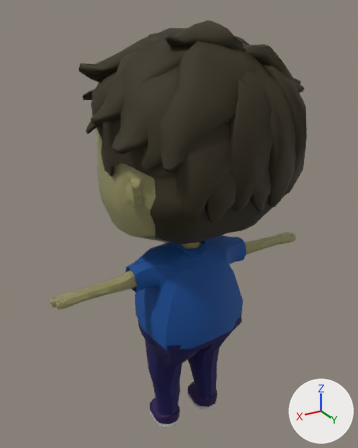
The FBX model Assets/models/Characters/nino_anim/nino_maximo@Sad Idle.fbx as it was, and as the next commit left it.
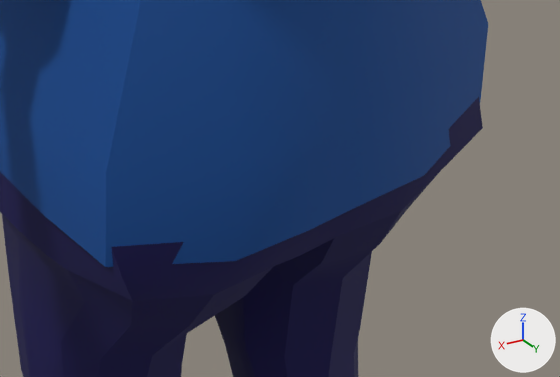
Old and new are each drawn whole from a 50 mm lens placed at (0.0471, 0.075, 0.0845), pointed at (0.0009, -0.002, 0.046) and again close up on the part from 40% to 72% of the width and 66% to 83% of the height. Lighting does not change. The marker at lower right points along +X, +Y and +Z. The last two pictures show the newer version. Where no turn or scale is listed for an object, it has been applied to the vertices.

The older version as bpy lines, for what is in view:
```python
me_mesh = bpy.data.meshes.new('Mesh')
me_mesh.from_pydata(...)  # 5819 vertices, 5624 faces; spans x -0.028..0.028, y -0.019..0.0206, z -0.0001..0.0831
# faces by material slot: [2290, 598, 350, 34, 284, 312, 226, 1530]
me_mesh.materials.append(mat_blinn2)  # brown #2f260c
me_mesh.materials.append(mat_blinn10)  # grey #939393
me_mesh.materials.append(mat_blinn7)  # grey #bcbcbc
me_mesh.materials.append(mat_blinn9)  # black #000000
me_mesh.materials.append(mat_pantalon)  # dark blue #09004e
me_mesh.materials.append(mat_camisa)  # blue #004992
me_mesh.materials.append(mat_blinn8)  # dark purple #230047
me_mesh.materials.append(mat_lambert1)  # yellow #959163
ob_nino = bpy.data.objects.new('NINO', me_mesh)
ob_nino.location = (0.0, 0.0, 0.0)
```
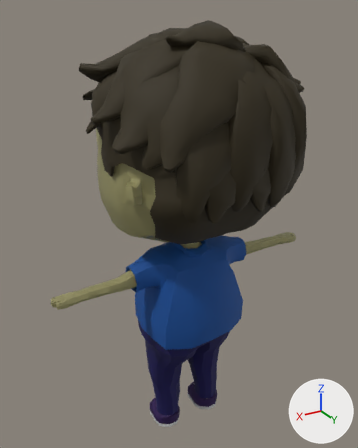
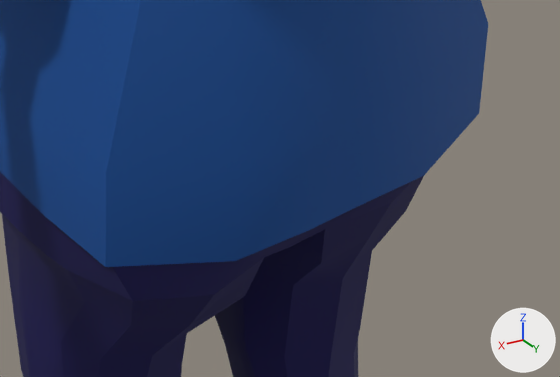
Commit message: nuevos modelos nino y monstruo

Diff of the bpy script that builds the scene:
```diff
--- a/Assets/models/Characters/nino_anim/nino_maximo@Sad Idle.fbx.py
+++ b/Assets/models/Characters/nino_anim/nino_maximo@Sad Idle.fbx.py
@@ me_mesh @@
 me_mesh.from_pydata(...)  # 5819 vertices, 5624 faces; spans x -0.028..0.028, y -0.019..0.0206, z -0.0001..0.0831
 # used by ob_nino; location = (0.0, 0.0, 0.0)
+# me_mesh part 1: 175 of 5819 vertices moved; they spanned x -0.0091..0.0091, y -0.0094..0.0088, z 0.0199..0.0398 and now span x -0.0091..0.0091, y -0.0086..0.0082, z 0.0199..0.0395; mean shift (0.0, -0.0002, 0.0); largest move (-0.0084, 0.0059, 0.0253) -> (-0.007, 0.0048, 0.0253)
 me_mesh.materials.append(mat_blinn2)
```

What differs and where, as boxes [x1, y1, x2, y2] in the close-ups (560 x 377 px; the box of a moved part takes in the faces that stretch with it):
part 1 of me_mesh, moved or reshaped
    before: [54, 97, 483, 324]
    after: [54, 176, 424, 324]
